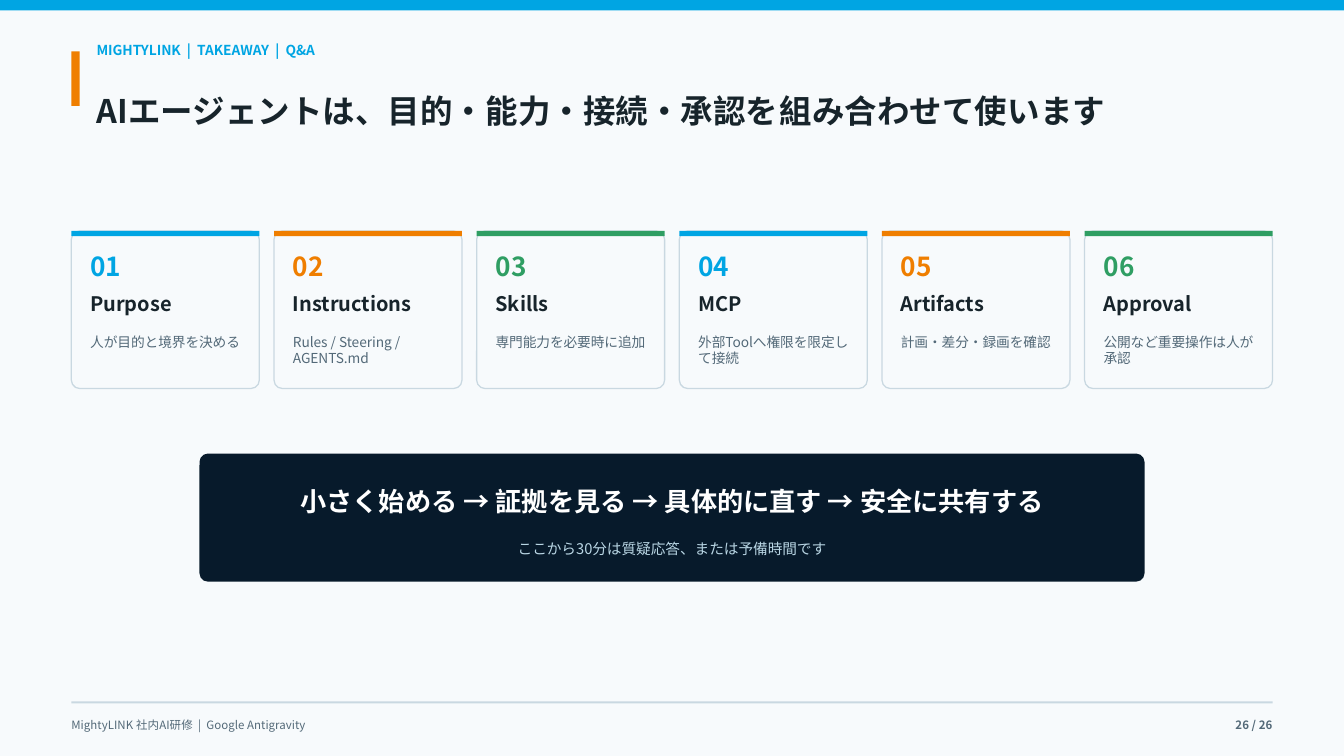
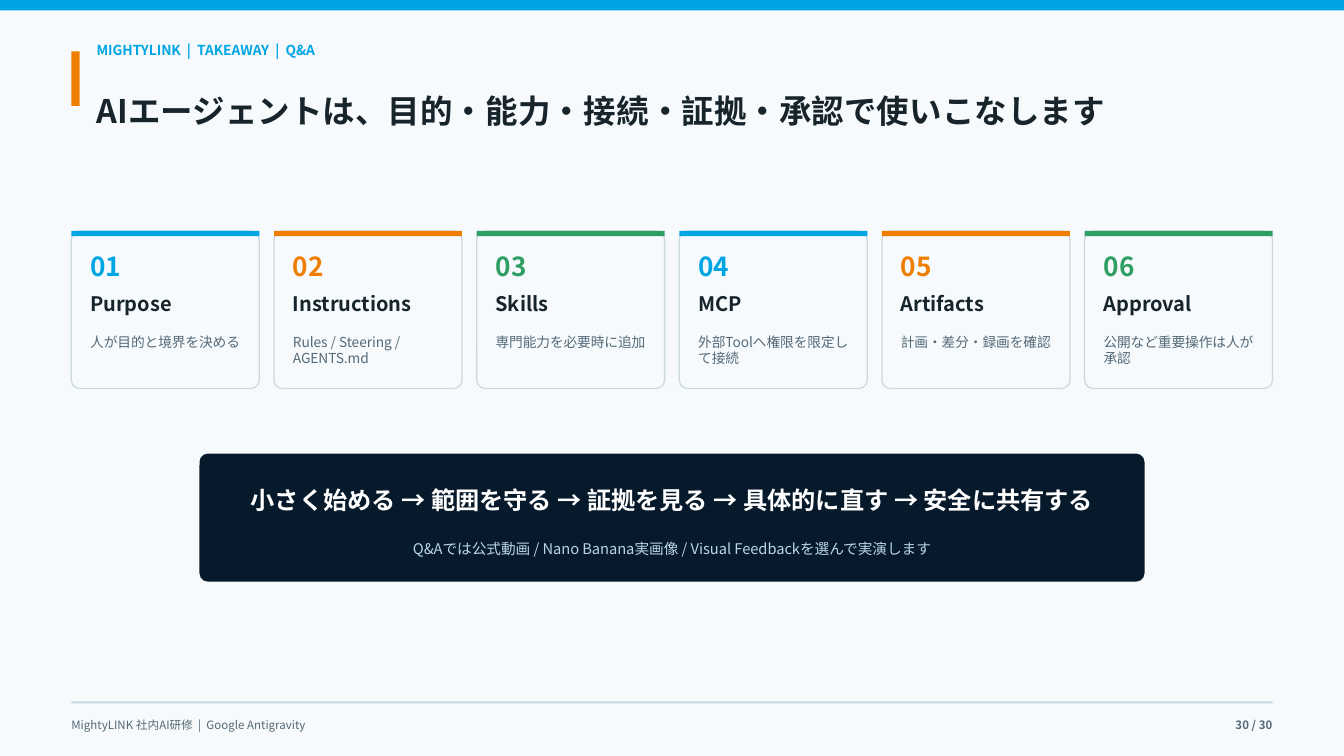
Before and after one commit to kanta13jp1/mighty-link-ai-connect, a slide deck: slide 30 of exports/knowledge_flow/mighty_skill_bridge_antigravity_user_guide_2026.pptx (slide 26 before the commit). Drawn at 1344x756 pixels with LibreOffice and Linux fonts; fonts in the diff are those of the drawing. Boxes give left, top, right and bottom in pixels: in the first picture for what was removed or moved away, otherwise in the second. Text is boxed around its words. In the diff, an @@ line names an element or a change of style, - is before the commit and + after.

```diff
--- a/exports/knowledge_flow/mighty_skill_bridge_antigravity_user_guide_2026.pptx
+++ b/exports/knowledge_flow/mighty_skill_bridge_antigravity_user_guide_2026.pptx
@@ text at box(97, 95, 1105, 126): text changed @@
-AIエージェントは、目的・能力・接続・承認を組み合わせて使います
+AIエージェントは、目的・能力・接続・証拠・承認で使いこなします
@@ text at box(251, 488, 1093, 512): text changed; size 18.8 to 17.2 pt @@
-小さく始める → 証拠を見る → 具体的に直す → 安全に共有する
+小さく始める → 範囲を守る → 証拠を見る → 具体的に直す → 安全に共有する
@@ text at box(413, 541, 931, 557): text changed @@
-ここから30分は質疑応答、または予備時間です
+Q&Aでは公式動画 / Nano Banana実画像 / Visual Feedbackを選んで実演します
@@ text at box(1235, 720, 1273, 729): text changed @@
-26 / 26
+30 / 30
```
Also in this commit, not shown: 24 other slides changed, 5 slides added, 1 slide removed, 13 other files.
